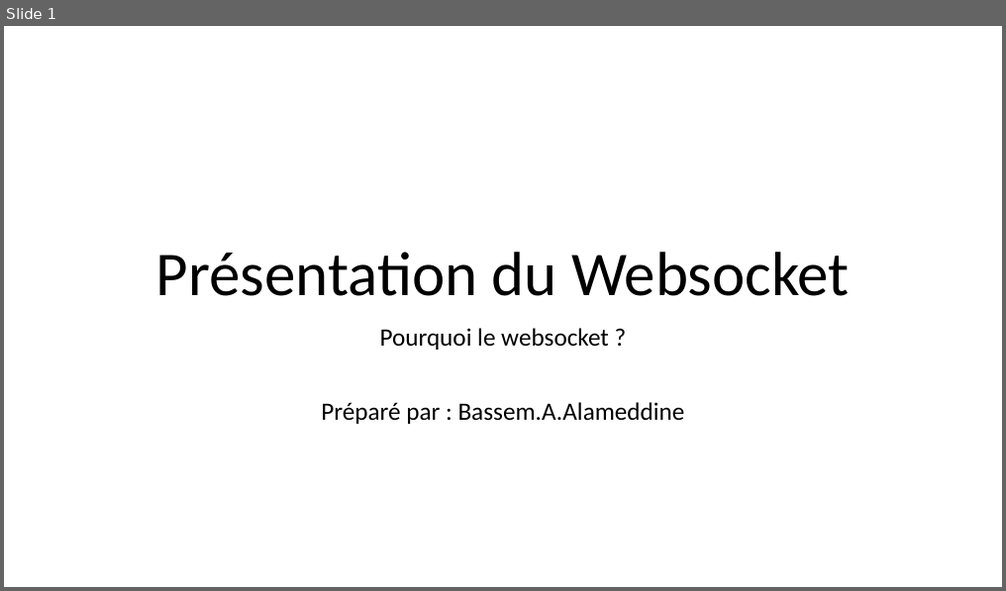
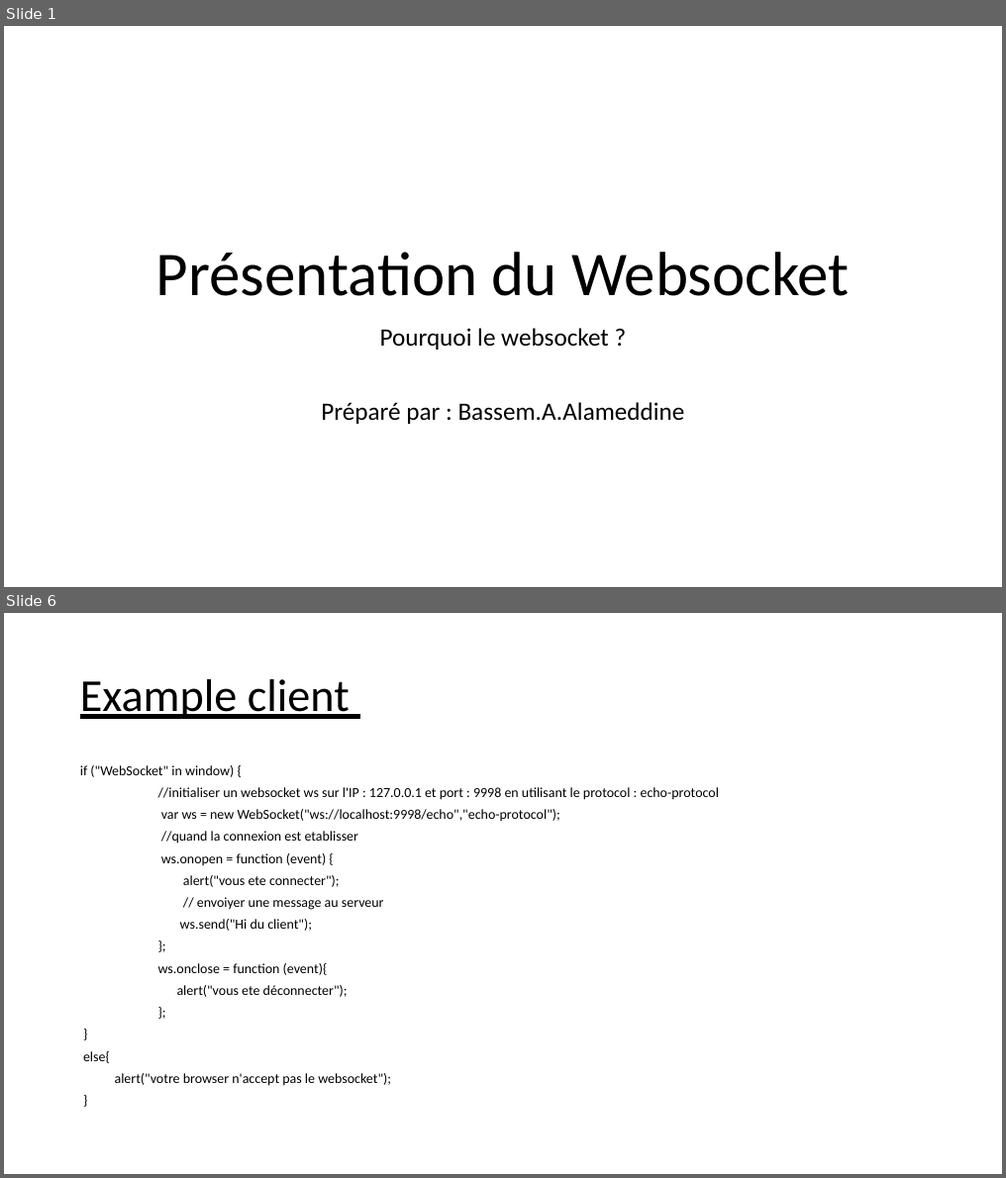
Before and after one commit to balamddine/NewHtml5, a slide deck: Websocket/Websocket.pptx. Shown one above the other, each under a label of ours: slide 1 before the commit, slides 1 and 6 after it; the slides between them are not shown. The pictures are 1006x591 and 1006x1178 pixels, drawn with LibreOffice and Linux fonts; fonts in the diff are those of the drawing. Boxes give left, top, right and bottom in pixels: in the first picture for what was removed or moved away, otherwise in the second. Text is boxed around its words. In the diff, an @@ line names an element or a change of style, - is before the commit and + after.

```diff
--- a/Websocket/Websocket.pptx
+++ b/Websocket/Websocket.pptx
@@ slide 6 added at [4,613,1002,1174], background #FFFFFF @@
@@ title added at [80,679,350,719], 44 pt, text #000000, underline @@
+Example client
@@ text added at [80,765,719,1086], 13.3 pt, text #000000 @@
+if ("WebSocket" in window) {
+//initialiser un websocket ws sur l'IP : 127.0.0.1 et port : 9998 en utilisant le protocol : echo-protocol
+var ws = new WebSocket("ws://localhost:9998/echo","echo-protocol");
+//quand la connexion est etablisser
+ws.onopen = function (event) {
+alert("vous ete connecter");
+// envoiyer une message au serveur
+ws.send("Hi du client");
+};
+ws.onclose = function (event){
+alert("vous ete déconnecter");
+};
+}
+else{
+alert("votre browser n'accept pas le websocket");
+}
```
Also in this commit, not shown: 1 slide changed, 9 other slides added.
